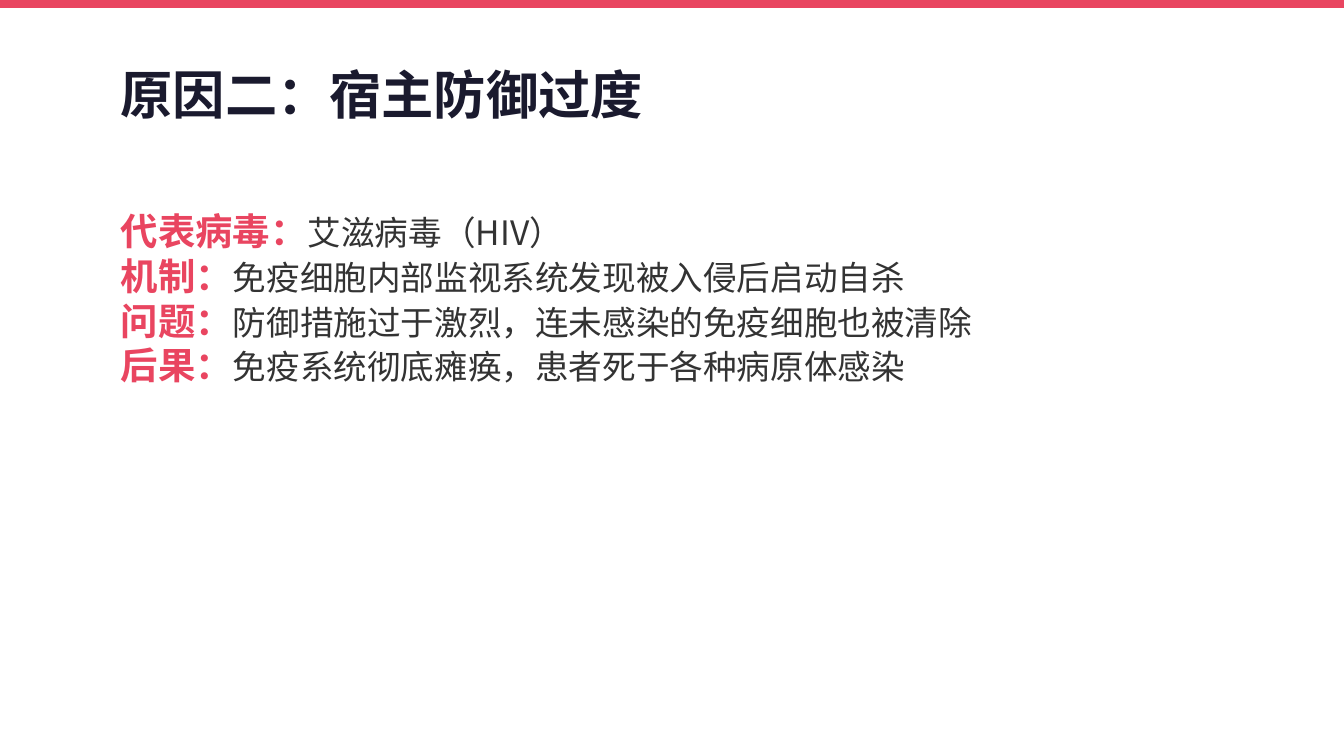
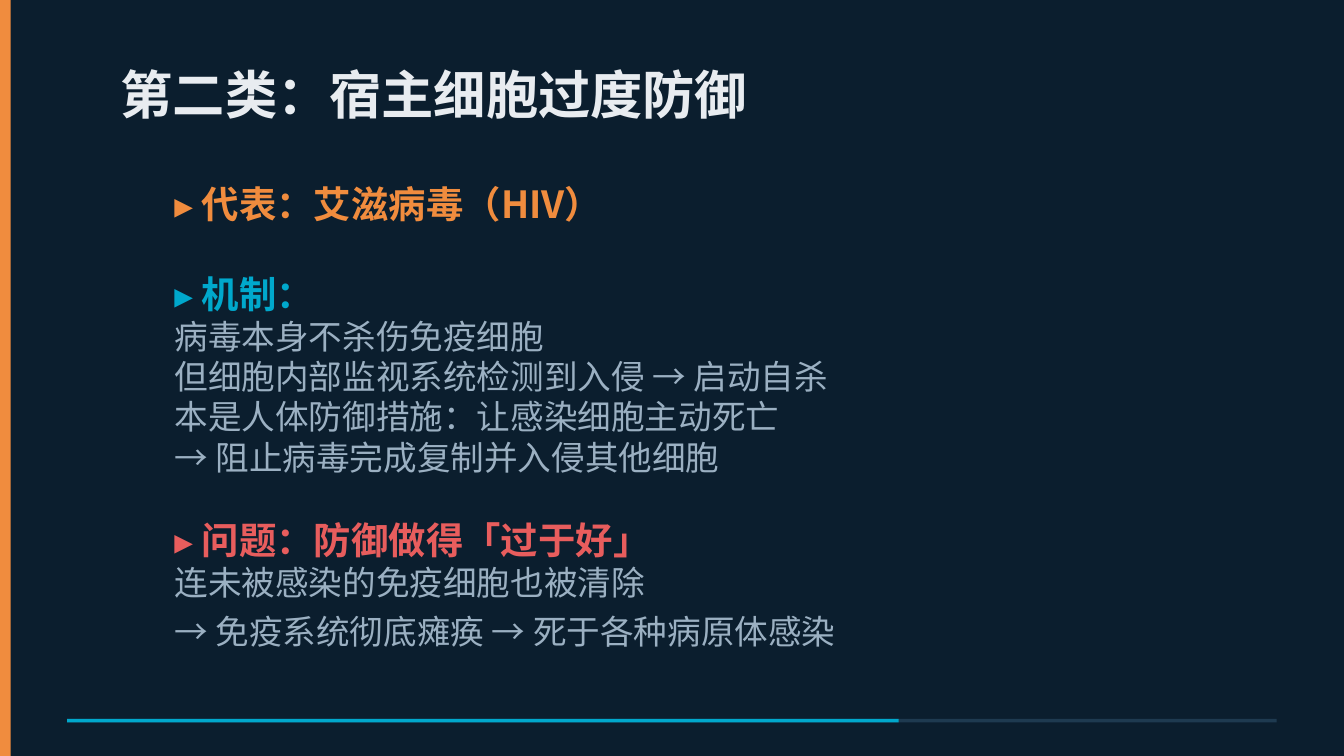
Before and after one commit to 1998x-stack/srt2ppt, a slide deck: slide 12 of examples/第3集-slides.pptx (slide 17 before the commit). Drawn at 1344x756 pixels with LibreOffice and Linux fonts; fonts in the diff are those of the drawing. Boxes give left, top, right and bottom in pixels: in the first picture for what was removed or moved away, otherwise in the second. Text is boxed around its words. In the diff, an @@ line names an element or a change of style, - is before the commit and + after.

```diff
--- a/examples/第3集-slides.pptx
+++ b/examples/第3集-slides.pptx
@@ background #FFFFFF to #0B1E2E @@
@@ rectangle removed at [0,0,1344,8] @@
@@ rectangle added at [0,0,11,756], fill #F08C3E @@
@@ text at [121,69,747,119]: text changed; text colour #1A1A2E to #E8ECF0 @@
-原因二：宿主防御过度
+第二类：宿主细胞过度防御
@@ text at [174,186,835,647]: text changed; text colour #333333 to #9BB0C2 @@
-代表病毒：艾滋病毒（HIV）
-机制：免疫细胞内部监视系统发现被入侵后启动自杀
-问题：防御措施过于激烈，连未感染的免疫细胞也被清除
-后果：免疫系统彻底瘫痪，患者死于各种病原体感染
+▸ 代表：艾滋病毒（HIV）
+▸ 机制：
+病毒本身不杀伤免疫细胞
+但细胞内部监视系统检测到入侵 → 启动自杀
+本是人体防御措施：让感染细胞主动死亡
+→ 阻止病毒完成复制并入侵其他细胞
+▸ 问题：防御做得「过于好」
+连未被感染的免疫细胞也被清除
+→ 免疫系统彻底瘫痪 → 死于各种病原体感染
@@ rectangle added at [67,719,1277,723], fill #1E3A50 @@
@@ rectangle added at [67,719,899,723], fill #00A8CC @@
```
Also in this commit, not shown: 5 other slides changed, 11 slides added, 13 slides removed, 9 other files.
